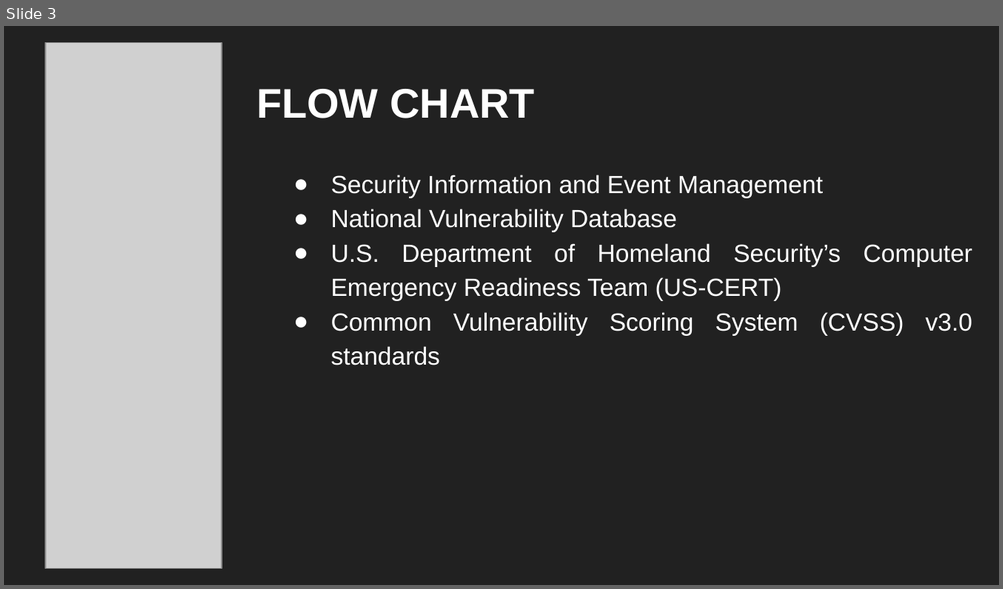
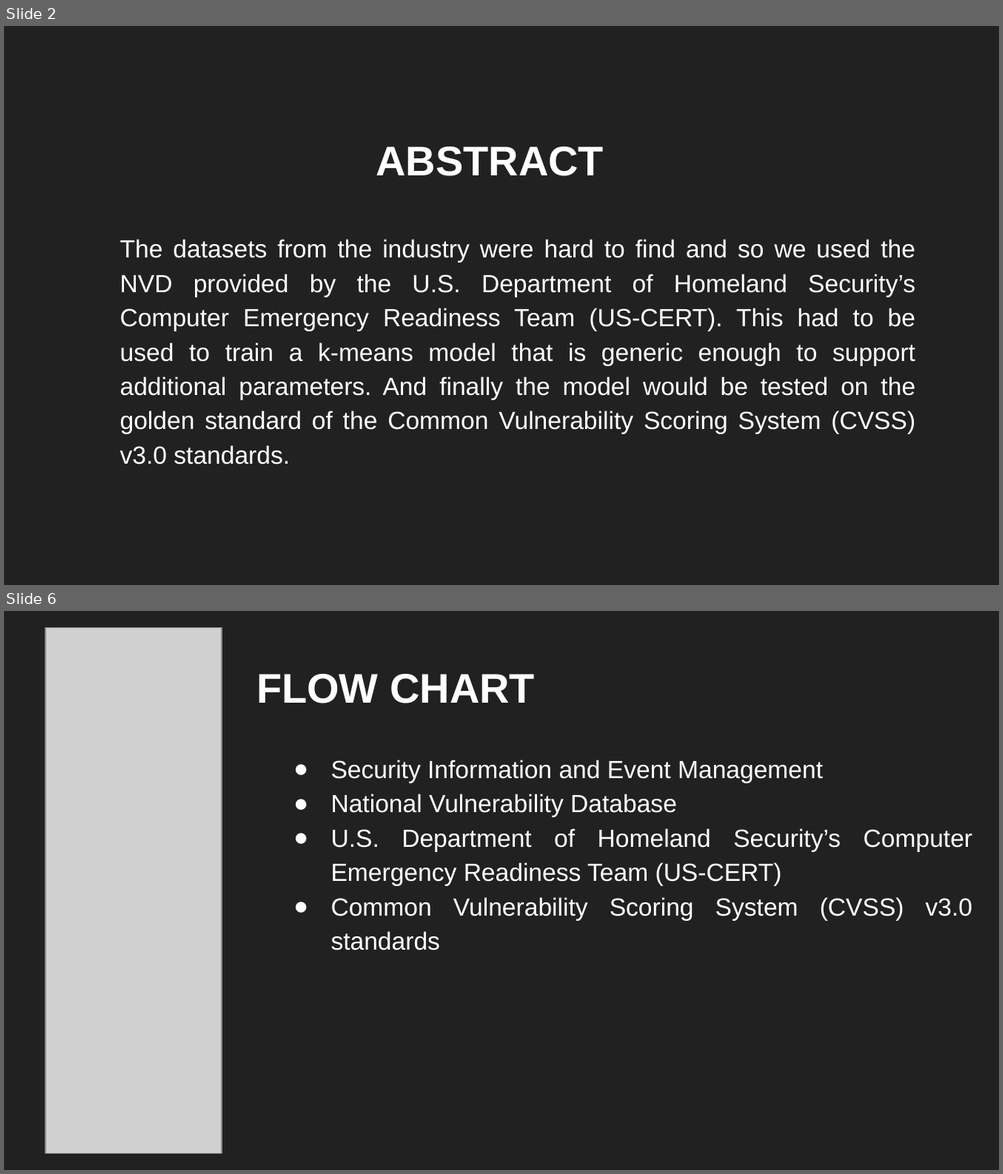
Before and after one commit to sbenstewart/cip-lab, a slide deck: presentation/presentation.pptx. Shown one above the other, each under a label of ours: slide 3 before the commit, slides 2 and 6 after it; the slides between them are not shown. The pictures are 1003x589 and 1003x1174 pixels, drawn with LibreOffice and Linux fonts; fonts in the diff are those of the drawing; grey boxes stand for pictures. Boxes give left, top, right and bottom in pixels: in the first picture for what was removed or moved away, otherwise in the second. Text is boxed around its words. In the diff, an @@ line names an element or a change of style, - is before the commit and + after.

```diff
--- a/presentation/presentation.pptx
+++ b/presentation/presentation.pptx
@@ slide 2 added at [4,26,999,585], background #212121 @@
@@ title added at [375,147,603,176], 30 pt, text #FFFFFF, bold @@
+ABSTRACT
@@ subtitle added at [120,239,915,465], 18 pt, text #FFFFFF @@
+The datasets from the industry were hard to find and so we used the NVD provided by the U.S. Department of Homeland Security’s Computer Emergency Readiness Team (US-CERT). This had to be used to train a k-means model that is generic enough to support additional parameters. And finally the model would be tested on the golden standard of the Common Vulnerability Scoring System (CVSS) v3.0 standards.
@@ what was slide 3 is now slide 6 @@
```
Also in this commit, not shown: 1 slide changed, 9 other slides added, 1 slide removed, 2 other files.
